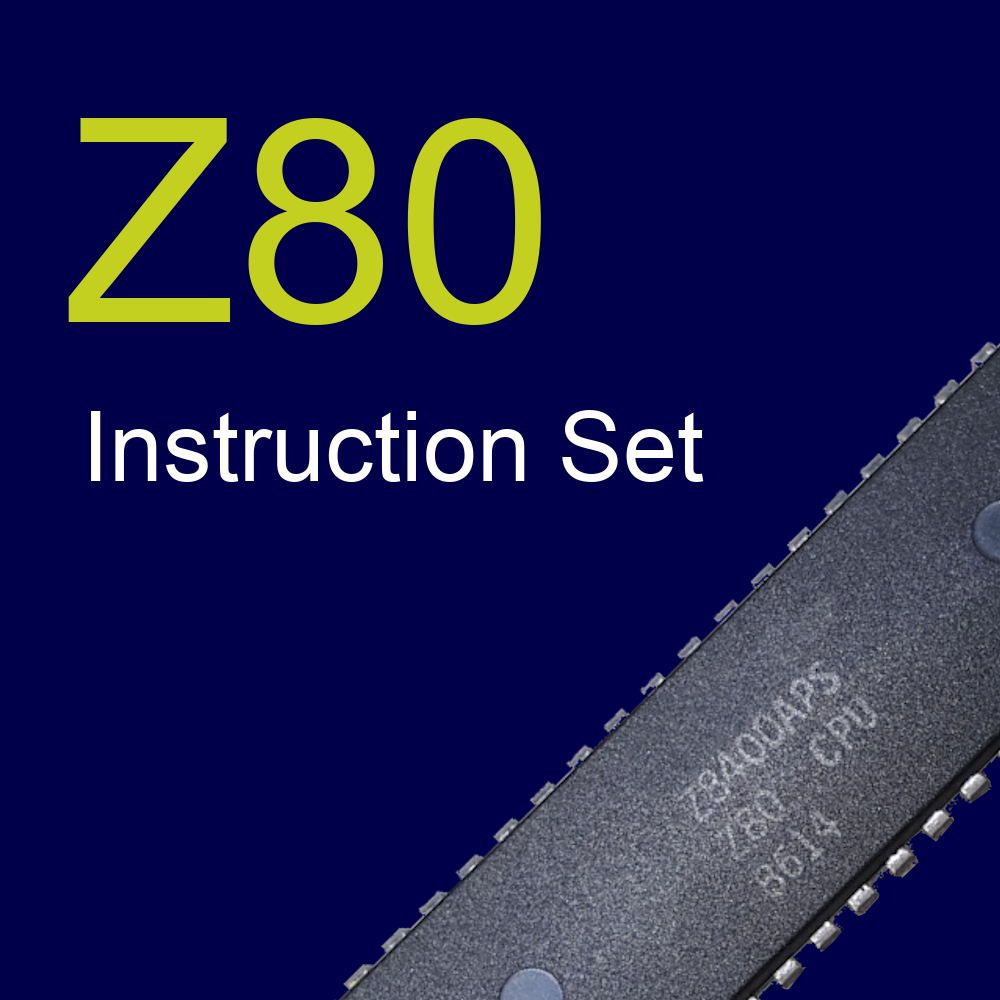
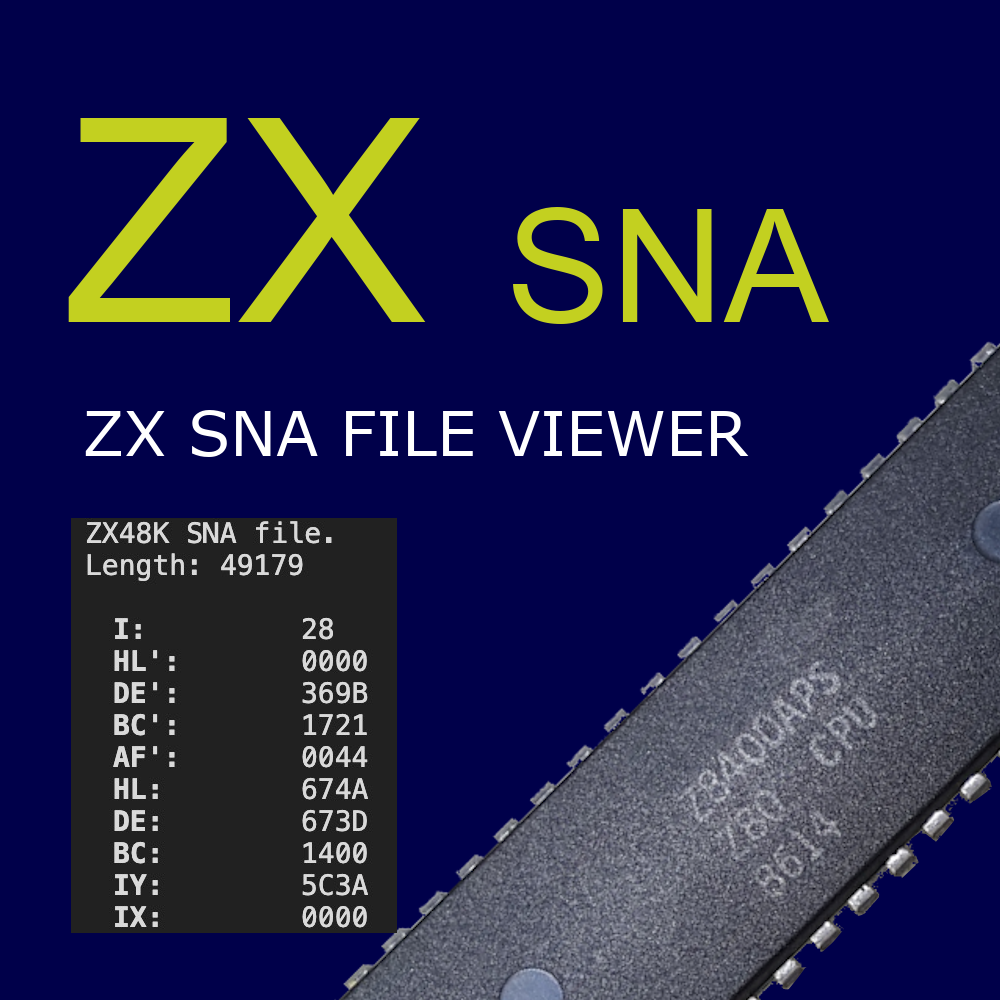
Comparing the layer stacks of the two 1000 × 1000 images. Changes:
added layer "Eingefügte Ebene" above "ZX" over [left=71, top=518, right=397, bottom=933]
added layer "ZX" above "Z80" over [left=238, top=118, right=829, bottom=324]
hid "Z80" over [left=238, top=118, right=541, bottom=325]
hid "Instruction Set" over [left=91, top=410, right=704, bottom=482]
added layer "SNA Fileviewer" above "CODE LENS" over [left=85, top=410, right=749, bottom=457]